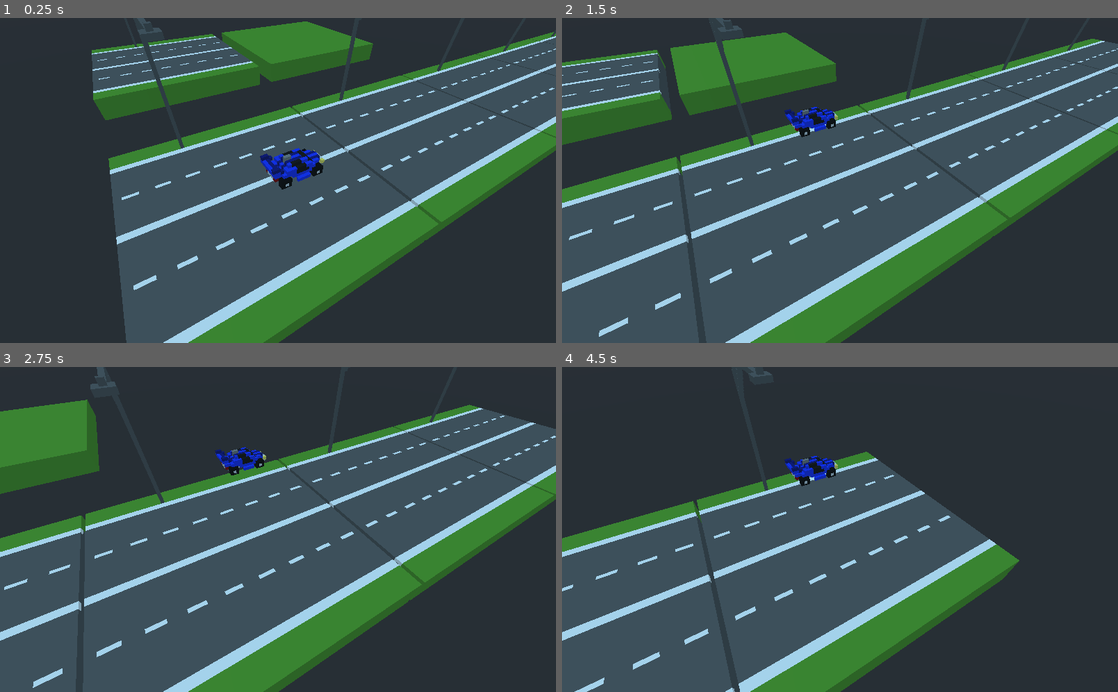
Above: before the commit, frames 1-4 (two rows, left to right).
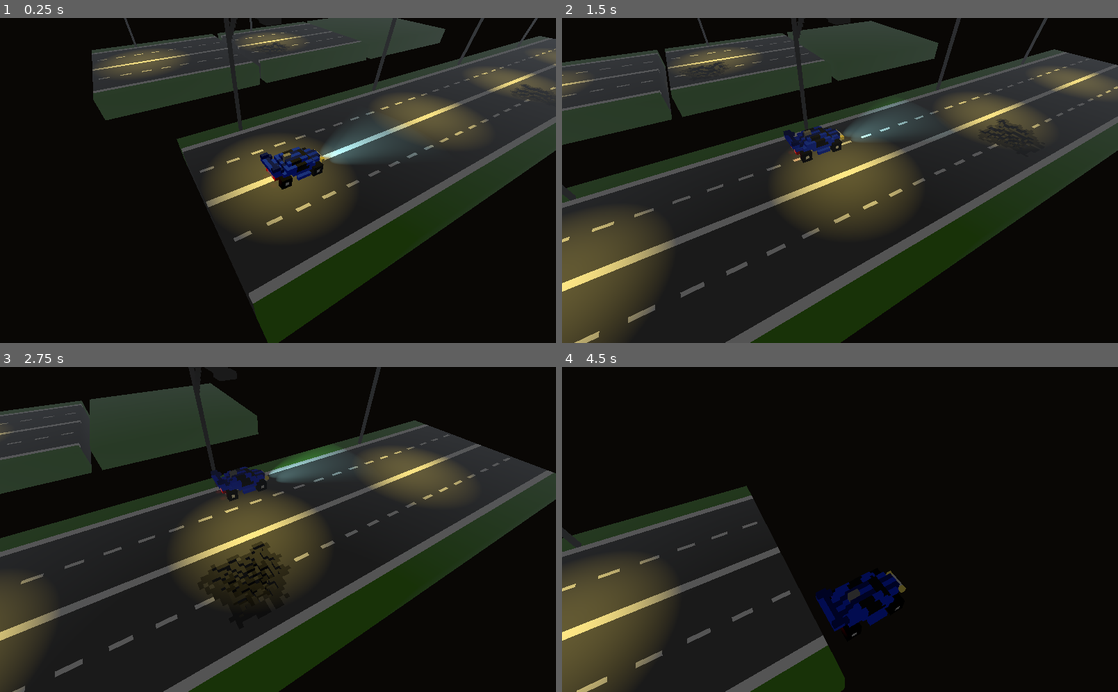
Above: after the commit, the same moments.

Repository: Night-Code-Team/Escape-from-the-Volcano
Game: Godot game, scene res://scene/Main.tscn
Same seed, same stepped clock (60 frames per second), same inputs: the game is played once before the commit and once after it.
Inputs:
- Up to frame 1 (0.25 s): no input
- Up to frame 2 (1.5 s): hold Up (ui_up) 0.53-1.28 s; hold Down (ui_down) from 1.28 s (still down)
- Up to frame 3 (2.75 s): release Down (ui_down) at 2.03 s; hold Up (ui_up) from 2.03 s (still down)
- Up to frame 4 (4.5 s): release Up (ui_up) at 3.53 s; hold Down (ui_down) from 3.53 s (still down)

The runs differ from the first frame. In frame 1, 96% of the frame differs, in the area x 0-100%, y 0-100%; in frame 2, 95%; in frame 3, 94%; in frame 4, 100%.

Commit message:
0.0.0.002
Добавлен тайл с ямой, добавлены исочники света, солнце а так же колизия обхъектов

Diff:
--- a/scene/Main.tscn
+++ b/scene/Main.tscn
@@ -8,6 +8,8 @@
 [ext_resource path="res://Assets/textures/road_1.png" type="Texture" id=6]
 [ext_resource path="res://Assets/meshes/grass.obj" type="ArrayMesh" id=7]
 [ext_resource path="res://Assets/meshes/road_1.obj" type="ArrayMesh" id=8]
+[ext_resource path="res://Assets/meshes/road_1_hole_1.obj" type="ArrayMesh" id=9]
+[ext_resource path="res://Assets/textures/road_1_hole_1.png" type="Texture" id=10]
 
 [sub_resource type="BoxShape" id=1]
 extents = Vector3( 0.445763, 0.338564, 0.806523 )
@@ -26,9 +28,43 @@
 albedo_color = Color( 1, 1, 1, 0 )
 albedo_texture = ExtResource( 6 )
 
+[sub_resource type="BoxShape" id=10]
+extents = Vector3( 0.0639769, 0.608896, 0.0835978 )
+
+[sub_resource type="BoxShape" id=11]
+extents = Vector3( 3.15834, 1, 0.126946 )
+
+[sub_resource type="SpatialMaterial" id=12]
+albedo_texture = ExtResource( 10 )
+
+[sub_resource type="BoxShape" id=13]
+extents = Vector3( 0.590708, 0.43264, 0.692621 )
+
+[sub_resource type="ProceduralSky" id=9]
+sun_color = Color( 0.996078, 0.827451, 0.0509804, 0.572549 )
+
+[sub_resource type="Environment" id=8]
+background_mode = 3
+background_sky = SubResource( 9 )
+background_color = Color( 0.0392157, 0.0313726, 0.0235294, 0.254902 )
+background_energy = 0.0
+ambient_light_color = Color( 0.545098, 0.545098, 0.545098, 0.552941 )
+ambient_light_energy = 0.35
+ambient_light_sky_contribution = 0.0
+fog_enabled = true
+fog_color = Color( 0.364706, 0.384314, 0.411765, 1 )
+fog_sun_color = Color( 0, 0, 0, 1 )
+fog_sun_amount = 1.0
+fog_depth_begin = 6.0
+fog_depth_end = 0.0
+fog_depth_curve = 0.417648
+fog_transmit_curve = 1.0
+fog_height_curve = 1.0
+
 [node name="Main" type="Spatial"]
 
 [node name="Car" type="KinematicBody" parent="."]
+transform = Transform( 1, 0, 0, 0, 1, 0, 0, 0, 1, 0, 0.0448332, 0 )
 script = ExtResource( 1 )
 
 [node name="Collider" type="CollisionShape" parent="Car"]
@@ -40,6 +76,36 @@
 mesh = ExtResource( 2 )
 material/0 = SubResource( 2 )
 
+[node name="SpotLight" type="SpotLight" parent="Car/Collider/mesh"]
+transform = Transform( -1, 0, -8.74228e-08, -2.26267e-08, 0.965926, 0.258819, 8.44439e-08, 0.258819, -0.965926, -0.243835, 0.275597, 0.927276 )
+light_color = Color( 0.713726, 0.988235, 1, 1 )
+light_energy = 1.69
+light_indirect_energy = 0.0
+spot_range = 4.0
+spot_attenuation = 0.366021
+spot_angle = 29.8942
+
+[node name="SpotLight2" type="SpotLight" parent="Car/Collider/mesh"]
+transform = Transform( -1, 2.26267e-08, -8.9407e-08, -3.69322e-09, 0.958835, 0.283965, 9.21517e-08, 0.283965, -0.958835, 0.129212, 0.290881, 0.852926 )
+light_color = Color( 0.713726, 0.988235, 1, 1 )
+light_energy = 1.69
+light_indirect_energy = 0.0
+spot_range = 4.0
+spot_attenuation = 0.366021
+spot_angle = 29.8942
+
+[node name="OmniLight" type="OmniLight" parent="Car/Collider/mesh"]
+transform = Transform( 1, 0, 0, 0, 1, 0, 0, 0, 1, 0.151742, 0.26042, -0.712574 )
+light_color = Color( 0.792157, 0, 0, 1 )
+light_energy = 4.56
+omni_range = 0.282162
+
+[node name="OmniLight2" type="OmniLight" parent="Car/Collider/mesh"]
+transform = Transform( 1, 0, 0, 0, 1, 0, 0, 0, 1, -0.25212, 0.26042, -0.712574 )
+light_color = Color( 0.792157, 0, 0, 1 )
+light_energy = 4.56
+omni_range = 0.282162
+
 [node name="MainCamera" type="KinematicBody" parent="."]
 transform = Transform( 0.866025, 0, -0.5, 0, 1, 0, 0.5, 0, 0.866025, -4, 5, -2.75 )
 script = ExtResource( 4 )
@@ -54,7 +120,7 @@
 transform = Transform( 1, 0, 0, 0, 1, 0, 0, 0, 1, 9, 0, 0 )
 
 [node name="grass" type="MeshInstance" parent="Tiles"]
-transform = Transform( -4.37114e-08, 0, -1, 0, 1, 0, 1, 0, -4.37114e-08, 0, 0, 7 )
+transform = Transform( -4.37114e-08, 0, -1, 0, 1, 0, 1, 0, -4.37114e-08, 0, 0, 13.5 )
 mesh = ExtResource( 7 )
 material/0 = SubResource( 6 )
 
@@ -63,31 +129,167 @@
 mesh = ExtResource( 8 )
 material/0 = SubResource( 7 )
 
+[node name="SpotLight" type="SpotLight" parent="Tiles/road_1"]
+transform = Transform( 1, -4.35939e-08, -4.69143e-08, 4.35939e-08, -0.0732731, 0.997312, -4.69142e-08, -0.997312, -0.0732731, -1.13946, 4.25, -0.350197 )
+light_color = Color( 1, 0.898039, 0.435294, 1 )
+spot_range = 5.22424
+spot_attenuation = 0.0544095
+spot_angle = 31.8174
+
+[node name="border" type="StaticBody" parent="Tiles/road_1"]
+
+[node name="road_light_collition" type="CollisionShape" parent="Tiles/road_1/border"]
+transform = Transform( 1, 0, 0, 0, 1, 0, 0, 0, 1, -1.16198, 1.38301, -2.6434 )
+shape = SubResource( 10 )
+
+[node name="wall_1" type="CollisionShape" parent="Tiles/road_1/border"]
+transform = Transform( 1, 0, 0, 0, 1, 0, 0, 0, 1, -1.33509e-07, 1.77781, -3.05433 )
+shape = SubResource( 11 )
+
+[node name="wall_2" type="CollisionShape" parent="Tiles/road_1/border"]
+transform = Transform( 1, 0, 0, 0, 1, 0, 0, 0, 1, 1.3406e-07, 1.77781, 3.06694 )
+shape = SubResource( 11 )
+
+[node name="road_1_hole_1" type="MeshInstance" parent="Tiles"]
+transform = Transform( -4.37114e-08, 0, -1, 0, 1, 0, 1, 0, -4.37114e-08, 0, 0, 6.75 )
+mesh = ExtResource( 9 )
+material/0 = SubResource( 12 )
+
+[node name="SpotLight" type="SpotLight" parent="Tiles/road_1_hole_1"]
+transform = Transform( 1, -4.35939e-08, -4.69143e-08, 4.35939e-08, -0.0732731, 0.997312, -4.69142e-08, -0.997312, -0.0732731, -1.13946, 4.25, -0.350197 )
+light_color = Color( 1, 0.898039, 0.435294, 1 )
+spot_range = 5.22424
+spot_attenuation = 0.0544095
+spot_angle = 31.8174
+
+[node name="border" type="StaticBody" parent="Tiles/road_1_hole_1"]
+
+[node name="road_light_collition" type="CollisionShape" parent="Tiles/road_1_hole_1/border"]
+transform = Transform( 1, 0, 0, 0, 1, 0, 0, 0, 1, -1.16198, 1.38301, -2.6434 )
+shape = SubResource( 10 )
+
+[node name="wall_1" type="CollisionShape" parent="Tiles/road_1_hole_1/border"]
+transform = Transform( 1, 0, 0, 0, 1, 0, 0, 0, 1, -1.33509e-07, 1.77781, -3.05433 )
+shape = SubResource( 11 )
+
+[node name="wall_2" type="CollisionShape" parent="Tiles/road_1_hole_1/border"]
+transform = Transform( 1, 0, 0, 0, 1, 0, 0, 0, 1, 1.3406e-07, 1.77781, 3.06694 )
+shape = SubResource( 11 )
+
+[node name="CollisionShape" type="CollisionShape" parent="Tiles/road_1_hole_1/border"]
+transform = Transform( 1, 0, 0, 0, 1, 0, 0, 0, 1, -1.8882, 1.22096, 1.20969 )
+shape = SubResource( 13 )
+
 [node name="WorldEnvironment" type="WorldEnvironment" parent="."]
+environment = SubResource( 8 )
 
 [node name="test" type="Spatial" parent="."]
+transform = Transform( 1, 0, 0, 0, 1, 0, 0, 0, 1, 0, 0, 2 )
 
 [node name="road_1" type="MeshInstance" parent="test"]
 transform = Transform( -4.37114e-08, 0, -1, 0, 1, 0, 1, 0, -4.37114e-08, 0, -0.75, 0 )
 mesh = ExtResource( 8 )
 material/0 = SubResource( 7 )
 
+[node name="SpotLight" type="SpotLight" parent="test/road_1"]
+transform = Transform( 1, -4.35939e-08, -4.69143e-08, 4.35939e-08, -0.0732731, 0.997312, -4.69142e-08, -0.997312, -0.0732731, -1.13946, 4.25, -0.350197 )
+light_color = Color( 1, 0.898039, 0.435294, 1 )
+spot_range = 5.22424
+spot_attenuation = 0.0544095
+spot_angle = 31.8174
+
+[node name="border" type="StaticBody" parent="test/road_1"]
+
+[node name="road_light_collition" type="CollisionShape" parent="test/road_1/border"]
+transform = Transform( 1, 0, 0, 0, 1, 0, 0, 0, 1, -1.16198, 1.38301, -2.6434 )
+shape = SubResource( 10 )
+
+[node name="wall_1" type="CollisionShape" parent="test/road_1/border"]
+transform = Transform( 1, 0, 0, 0, 1, 0, 0, 0, 1, -1.33509e-07, 1.77781, -3.05433 )
+shape = SubResource( 11 )
+
+[node name="wall_2" type="CollisionShape" parent="test/road_1/border"]
+transform = Transform( 1, 0, 0, 0, 1, 0, 0, 0, 1, 1.3406e-07, 1.77781, 3.06694 )
+shape = SubResource( 11 )
+
 [node name="road_2" type="MeshInstance" parent="test"]
-transform = Transform( -4.37114e-08, 0, -1, 0, 1, 0, 1, 0, -4.37114e-08, 0, -0.75, 6.5 )
-mesh = ExtResource( 8 )
-material/0 = SubResource( 7 )
+transform = Transform( -4.37114e-08, 0, -1, 0, 1, 0, 1, 0, -4.37114e-08, 0, -0.75, 6.39228 )
+mesh = ExtResource( 8 )
+material/0 = SubResource( 7 )
+
+[node name="SpotLight" type="SpotLight" parent="test/road_2"]
+transform = Transform( 1, -4.35939e-08, -4.69143e-08, 4.35939e-08, -0.0732731, 0.997312, -4.69142e-08, -0.997312, -0.0732731, -1.13946, 4.25, -0.350197 )
+light_color = Color( 1, 0.898039, 0.435294, 1 )
+spot_range = 5.22424
+spot_attenuation = 0.0544095
+spot_angle = 31.8174
+
+[node name="border" type="StaticBody" parent="test/road_2"]
+
+[node name="road_light_collition" type="CollisionShape" parent="test/road_2/border"]
+transform = Transform( 1, 0, 0, 0, 1, 0, 0, 0, 1, -1.16198, 1.38301, -2.6434 )
+shape = SubResource( 10 )
+
+[node name="wall_1" type="CollisionShape" parent="test/road_2/border"]
+transform = Transform( 1, 0, 0, 0, 1, 0, 0, 0, 1, -1.33509e-07, 1.77781, -3.05433 )
+shape = SubResource( 11 )
+
+[node name="wall_2" type="CollisionShape" parent="test/road_2/border"]
+transform = Transform( 1, 0, 0, 0, 1, 0, 0, 0, 1, 1.3406e-07, 1.77781, 3.06694 )
+shape = SubResource( 11 )
+
+[node name="road_1_hole_1" type="MeshInstance" parent="test"]
+transform = Transform( -4.37114e-08, 0, -1, 0, 1, 0, 1, 0, -4.37114e-08, 0, -0.75, 12.75 )
+mesh = ExtResource( 9 )
+material/0 = SubResource( 12 )
+
+[node name="SpotLight" type="SpotLight" parent="test/road_1_hole_1"]
+transform = Transform( 1, -4.35939e-08, -4.69143e-08, 4.35939e-08, -0.0732731, 0.997312, -4.69142e-08, -0.997312, -0.0732731, -1.13946, 4.25, -0.350197 )
+light_color = Color( 1, 0.898039, 0.435294, 1 )
+spot_range = 5.22424
+spot_attenuation = 0.0544095
+spot_angle = 31.8174
+
+[node name="border" type="StaticBody" parent="test/road_1_hole_1"]
+
+[node name="road_light_collition" type="CollisionShape" parent="test/road_1_hole_1/border"]
+transform = Transform( 1, 0, 0, 0, 1, 0, 0, 0, 1, -1.16198, 1.38301, -2.6434 )
+shape = SubResource( 10 )
+
+[node name="wall_1" type="CollisionShape" parent="test/road_1_hole_1/border"]
+transform = Transform( 1, 0, 0, 0, 1, 0, 0, 0, 1, -1.33509e-07, 1.77781, -3.05433 )
+shape = SubResource( 11 )
+
+[node name="wall_2" type="CollisionShape" parent="test/road_1_hole_1/border"]
+transform = Transform( 1, 0, 0, 0, 1, 0, 0, 0, 1, 1.3406e-07, 1.77781, 3.06694 )
+shape = SubResource( 11 )
+
+[node name="CollisionShape" type="CollisionShape" parent="test/road_1_hole_1/border"]
+transform = Transform( 1, 0, 0, 0, 1, 0, 0, 0, 1, -1.8882, 1.22096, 1.20969 )
+shape = SubResource( 13 )
 
 [node name="road_3" type="MeshInstance" parent="test"]
-transform = Transform( -4.37114e-08, 0, -1, 0, 1, 0, 1, 0, -4.37114e-08, 0, -0.75, 13 )
-mesh = ExtResource( 8 )
-material/0 = SubResource( 7 )
-
-[node name="road_4" type="MeshInstance" parent="test"]
-transform = Transform( -4.37114e-08, 0, -1, 0, 1, 0, 1, 0, -4.37114e-08, 0, -0.75, 19.5 )
-mesh = ExtResource( 8 )
-material/0 = SubResource( 7 )
-
-[node name="road_5" type="MeshInstance" parent="test"]
-transform = Transform( -4.37114e-08, 0, -1, 0, 1, 0, 1, 0, -4.37114e-08, 0, -0.75, 26 )
-mesh = ExtResource( 8 )
-material/0 = SubResource( 7 )
+transform = Transform( -4.37114e-08, 0, -1, 0, 1, 0, 1, 0, -4.37114e-08, 0, -0.75, 19.1423 )
+mesh = ExtResource( 8 )
+material/0 = SubResource( 7 )
+
+[node name="SpotLight" type="SpotLight" parent="test/road_3"]
+transform = Transform( 1, -4.35939e-08, -4.69143e-08, 4.35939e-08, -0.0732731, 0.997312, -4.69142e-08, -0.997312, -0.0732731, -1.13946, 4.25, -0.350197 )
+light_color = Color( 1, 0.898039, 0.435294, 1 )
+spot_range = 5.22424
+spot_attenuation = 0.0544095
+spot_angle = 31.8174
+
+[node name="border" type="StaticBody" parent="test/road_3"]
+
+[node name="road_light_collition" type="CollisionShape" parent="test/road_3/border"]
+transform = Transform( 1, 0, 0, 0, 1, 0, 0, 0, 1, -1.16198, 1.38301, -2.6434 )
+shape = SubResource( 10 )
+
+[node name="wall_1" type="CollisionShape" parent="test/road_3/border"]
+transform = Transform( 1, 0, 0, 0, 1, 0, 0, 0, 1, -1.33509e-07, 1.77781, -3.05433 )
+shape = SubResource( 11 )
+
+[node name="wall_2" type="CollisionShape" parent="test/road_3/border"]
+transform = Transform( 1, 0, 0, 0, 1, 0, 0, 0, 1, 1.3406e-07, 1.77781, 3.06694 )
+shape = SubResource( 11 )
Not shown, added: Assets/meshes/road_1_hole_1.obj
Not shown, added: Assets/meshes/road_1_hole_1.obj.import
Binary file added: Assets/textures/road_1_hole_1.png
Not shown, added: Assets/textures/road_1_hole_1.png.import
Not shown: 1 places in scene/Main.tscn that only renumber resources
